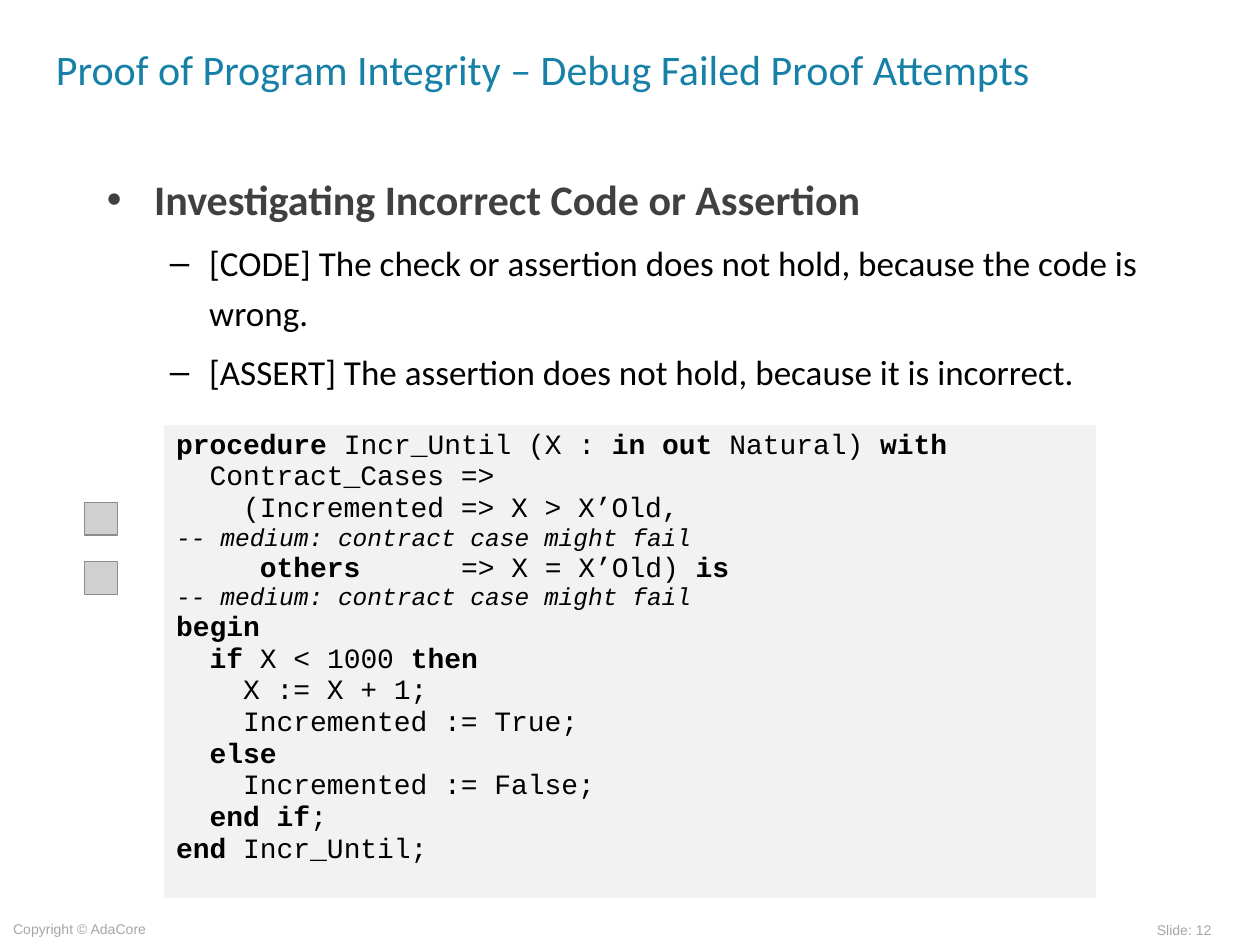
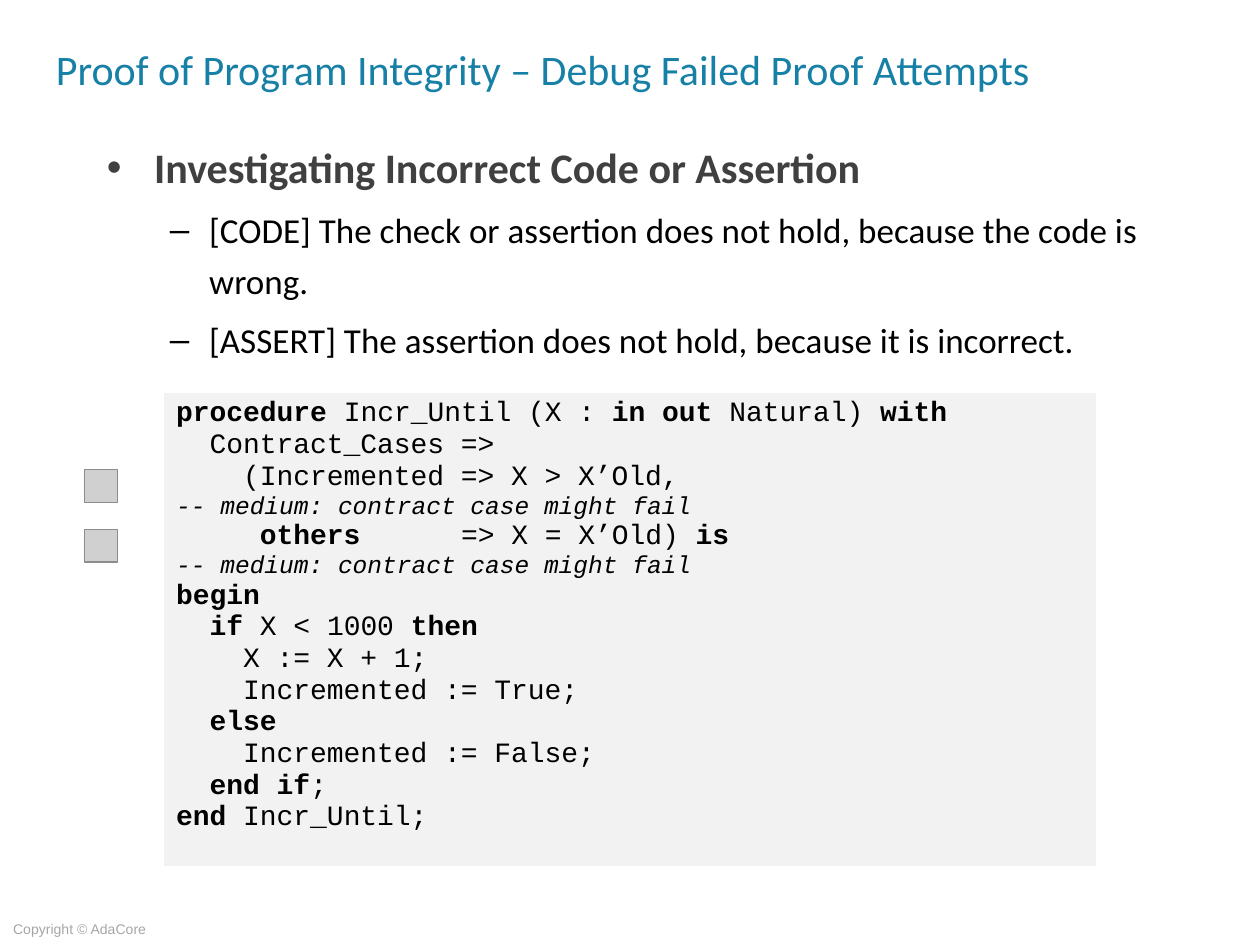
Before and after one commit to AdaCoreU/Courses, a slide deck: slide 12 of lectures/06_SPARK_2014/03_Proof_Of_Program_Integrity/Slides/03_Proof_Of_Program_Integrity.ppt. Drawn at 1260x945 pixels with LibreOffice and Linux fonts; fonts in the diff are those of the drawing; grey boxes stand for pictures; background and template pictures are left out. Boxes give left, top, right and bottom in pixels: in the first picture for what was removed or moved away, otherwise in the second. Text is boxed around its words. In the diff, an @@ line names an element or a change of style, - is before the commit and + after.

```diff
--- a/lectures/06_SPARK_2014/03_Proof_Of_Program_Integrity/Slides/03_Proof_Of_Program_Integrity.ppt
+++ b/lectures/06_SPARK_2014/03_Proof_Of_Program_Integrity/Slides/03_Proof_Of_Program_Integrity.ppt
@@ text "Investigating Incorrect Code or Assertion": place and size @@
-text "Investigating Incorrect Code or Assertion" at (154, 185, 1137, 390)
+text "Investigating Incorrect Code or Assertion" at (154, 153, 1137, 358)
@@ table: place and size @@
-table at (164, 425, 1096, 900)
+table at (164, 392, 1096, 867)
@@ picture: place and size @@
-picture at (84, 562, 117, 595)
+picture at (84, 470, 117, 503)
@@ picture: place and size @@
-picture at (84, 503, 117, 536)
+picture at (84, 529, 117, 562)
@@ page number removed at (1157, 925, 1212, 935) @@
-Slide: 12
```
Also in this commit, not shown: 36 other slides changed, 2 slides added, 2 slides removed, 2 other files.
